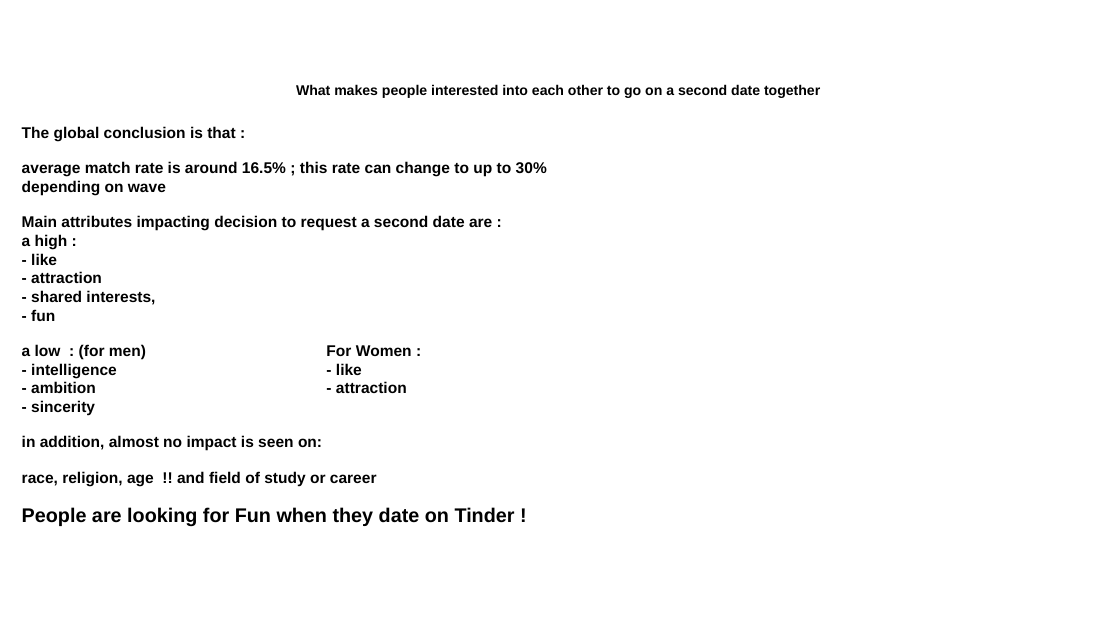
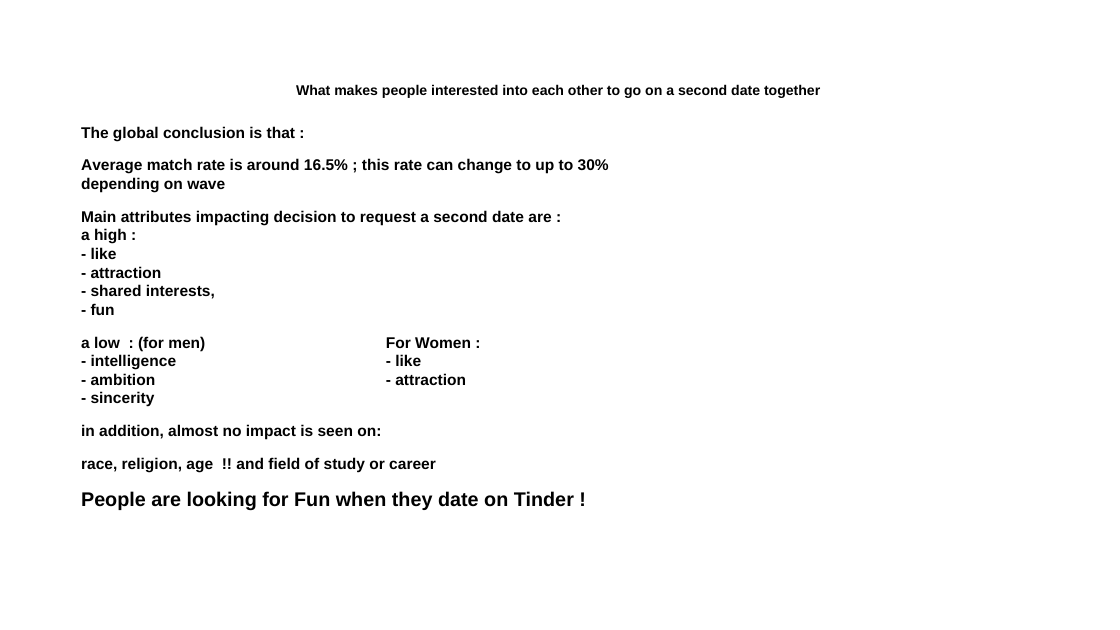
Before and after one commit to cyrilbraguy/Bl2_Tinder, a slide deck: slide 16 of doc/Braguy_CDSD_bl2_tinder.odp. Drawn at 1120x630 pixels with LibreOffice and Linux fonts; fonts in the diff are those of the drawing; background and template pictures are left out. Boxes give left, top, right and bottom in pixels: in the first picture for what was removed or moved away, otherwise in the second. Text is boxed around its words. In the diff, an @@ line names an element or a change of style, - is before the commit and + after.

```diff
--- a/doc/Braguy_CDSD_bl2_tinder.odp
+++ b/doc/Braguy_CDSD_bl2_tinder.odp
@@ text "The global conclusion is that ...": place and size @@
-text "The global conclusion is that ..." at [22, 126, 547, 526]
+text "The global conclusion is that ..." at [81, 126, 609, 510]
@@ text at [81, 158, 609, 193]: text changed @@
-average match rate is around 16.5% ; this rate can change to up to 30% depending on wave
+Average match rate is around 16.5% ; this rate can change to up to 30% depending on wave
@@ text at [81, 210, 574, 510]: less space between paragraphs @@
```
Also in this commit, not shown: 15 other slides changed, 4 other files.
